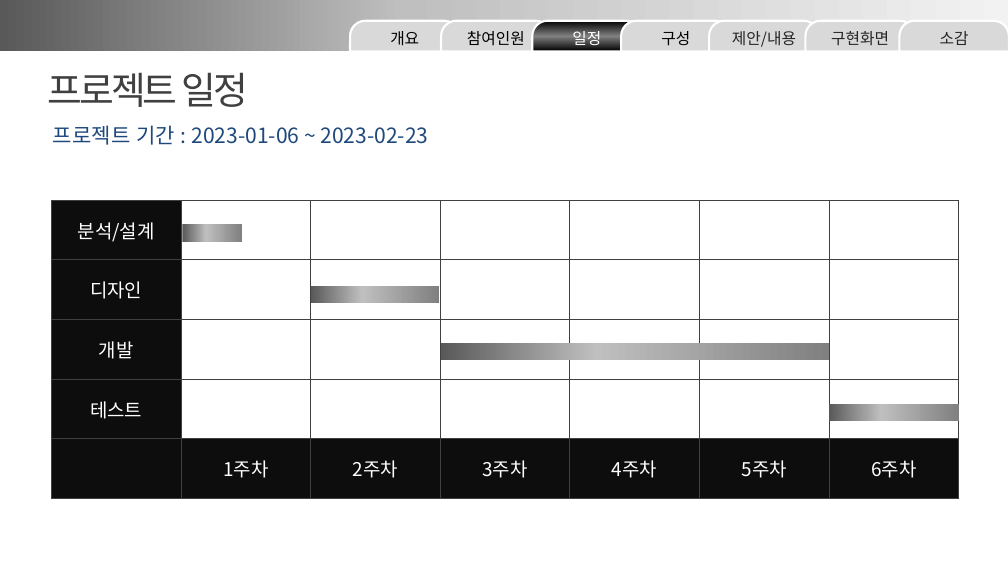
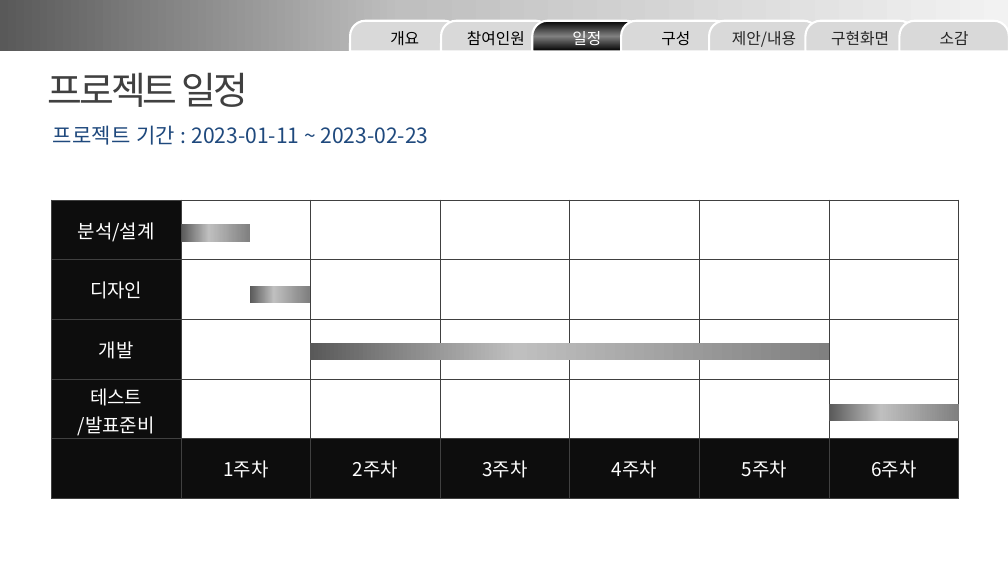
Before and after one commit to YJY1512/GoodeeTeamProject2, a slide deck: slide 5 of 구디아카데미_프로젝트_PPT_샘플(C#).pptx. Drawn at 1008x567 pixels with LibreOffice and Linux fonts; fonts in the diff are those of the drawing. Boxes give left, top, right and bottom in pixels: in the first picture for what was removed or moved away, otherwise in the second. Text is boxed around its words. In the diff, an @@ line names an element or a change of style, - is before the commit and + after.

```diff
--- a/구디아카데미_프로젝트_PPT_샘플(C#).pptx
+++ b/구디아카데미_프로젝트_PPT_샘플(C#).pptx
@@ text at (x1=53, y1=125, x2=429, y2=145): text changed @@
-프로젝트 기간 : 2023-01-06 ~ 2023-02-23
+프로젝트 기간 : 2023-01-11 ~ 2023-02-23
@@ table at (x1=51, y1=200, x2=958, y2=499) @@
-row 4, column 1: 테스트
+row 4, column 1: 테스트 / /발표준비
@@ rectangle resized from (x1=182, y1=225, x2=242, y2=242) to (x1=181, y1=225, x2=250, y2=242) @@
@@ rectangle resized from (x1=311, y1=286, x2=439, y2=303) to (x1=250, y1=286, x2=310, y2=303) @@
@@ rectangle resized from (x1=441, y1=343, x2=830, y2=360) to (x1=309, y1=343, x2=829, y2=360) @@
```
Also in this commit, not shown: 1 other slide changed, 1 slide added, 5 other files.
